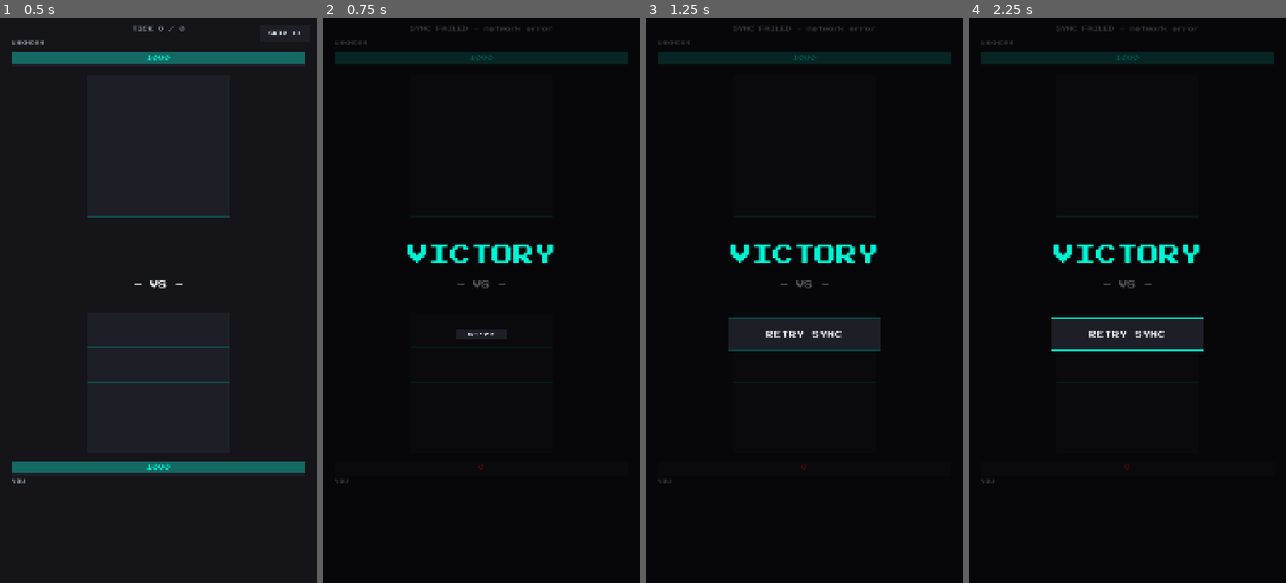
Above: before the commit, frames 1-4 (left to right).
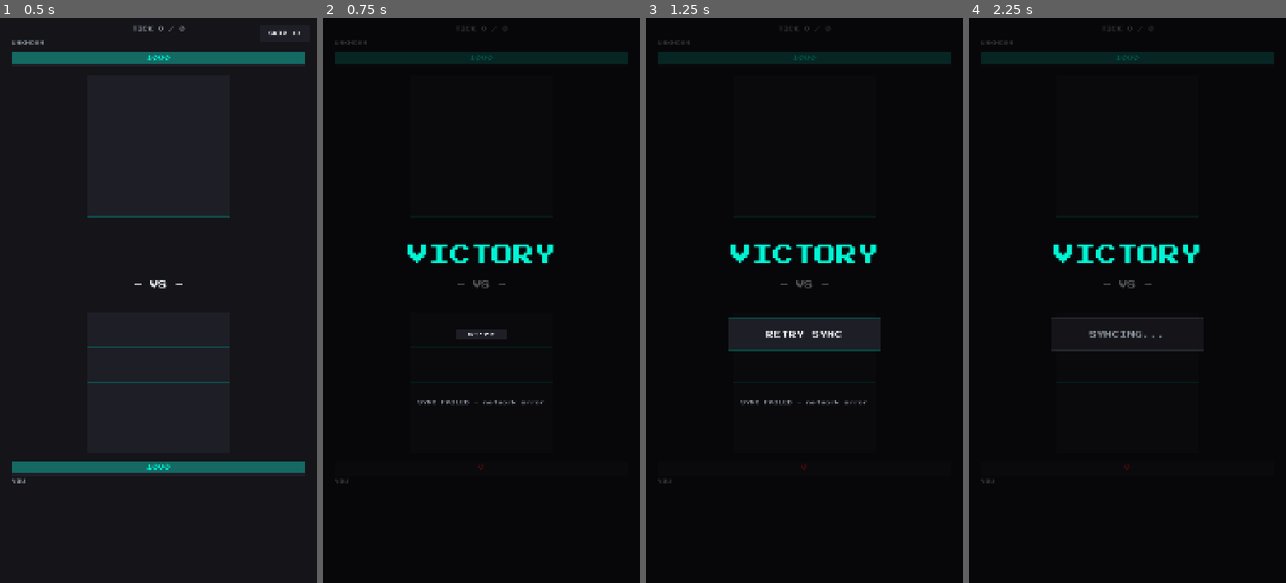
Above: after the commit, the same moments.

Repository: nomotomo/syn-grid-client
Game: Godot game, scene res://scenes/combat_replay/CombatReplayScene.tscn
Same seed, same stepped clock (60 frames per second), same inputs: the game is played once before the commit and once after it. This scene is started directly instead of the project's main scene. Sound files missing from this copy of the repository are replaced by a short silence.
Inputs:
- Up to frame 1 (0.5 s): no input
- Up to frame 2 (0.75 s): click "SKIP >>" at 0.5 s
- Up to frame 3 (1.25 s): no input
- Up to frame 4 (2.25 s): click "RETRY SYNC" at 1.25 s; click "RETRY SYNC" at 2 s

Frame 1 is identical in both runs. In frame 2, 0.2% of the frame differs, in the area x 27-71%, y 1-69%; in frame 3, 0.2%; in frame 4, 0.6%, in the area x 26-74%, y 1-59%.

Commit message:
Polish C7 per re-review: dedicated sync status label and doc erratum.
Add ResultOverlay StatusLabel for finalize messages, pulse on retry sync,
fix harness continue visibility logging, and align api_contract FAILED_PRECONDITION
mapping with grpc-gateway (400 + reason-based branching).

Co-authored-by: Cursor <cursoragent@cursor.com>

Diff:
--- a/scenes/combat_replay/CombatReplayScene.gd
+++ b/scenes/combat_replay/CombatReplayScene.gd
@@ -47,6 +47,7 @@
 @onready var _result_overlay: ColorRect = %ResultOverlay
 @onready var _result_banner: Label = %ResultBanner
 @onready var _continue_button: Button = %ContinueButton
+@onready var _status_label: Label = %StatusLabel
 @onready var _log_player: CombatLogPlayer = %LogPlayer
 
 var _cards_by_item_id: Dictionary = {}   # item_id -> ItemCard
@@ -385,13 +386,14 @@
 	_continue_button.text = "BACK TO PREP"
 
 func _on_continue_pressed() -> void:
+	await _pulse(_continue_button).finished
 	if _continue_action == ContinueAction.RETRY_SYNC:
 		_continue_action = ContinueAction.SYNCING
 		_continue_button.disabled = true
 		_continue_button.text = "SYNCING..."
+		_status_label.text = ""
 		_begin_finalize_round()
 		return
-	await _pulse(_continue_button).finished
 	match _continue_action:
 		ContinueAction.BACK_TO_PREP:
 			get_tree().change_scene_to_file(PREP_SCENE_PATH)
@@ -400,7 +402,7 @@
 				get_tree().change_scene_to_file(ROUND_END_SCENE_PATH)
 
 func _set_finalize_status(text: String) -> void:
-	_tick_label.text = text
+	_status_label.text = text
 
 func _pulse(control: Control) -> Tween:
 	control.pivot_offset = control.size / 2.0
--- a/scenes/combat_replay/CombatReplayScene.tscn
+++ b/scenes/combat_replay/CombatReplayScene.tscn
@@ -128,6 +128,23 @@
 theme_override_font_sizes/font_size = 26
 text = "CONTINUE"
 
+[node name="StatusLabel" type="Label" parent="ResultOverlay"]
+unique_name_in_owner = true
+anchor_left = 0.5
+anchor_top = 0.68
+anchor_right = 0.5
+anchor_bottom = 0.68
+offset_left = -400.0
+offset_top = -20.0
+offset_right = 400.0
+offset_bottom = 20.0
+grow_horizontal = 2
+grow_vertical = 2
+theme_type_variation = &"CaptionLabel"
+theme_override_font_sizes/font_size = 16
+horizontal_alignment = 1
+vertical_alignment = 1
+
 [node name="LogPlayer" type="Node" parent="."]
 unique_name_in_owner = true
 script = ExtResource("2")
--- a/scenes/round_end/RoundEndPreviewHarness.gd
+++ b/scenes/round_end/RoundEndPreviewHarness.gd
@@ -127,7 +127,7 @@
 	print("auto-verify: mode=%s banner=%s" % [mode, _scene.get_node("%Banner").text])
 	print("auto-verify: status=%s continue=%s new_run=%s" % [
 		_scene.get_node("%StatusLabel").text,
-		not _scene.get_node("%ContinueButton").disabled,
+		_scene.get_node("%ContinueButton").visible,
 		_scene.get_node("%NewRunButton").visible])
 	_save_and_quit(screenshot_path)
 
Not shown, changed: docs/api_contract.md
